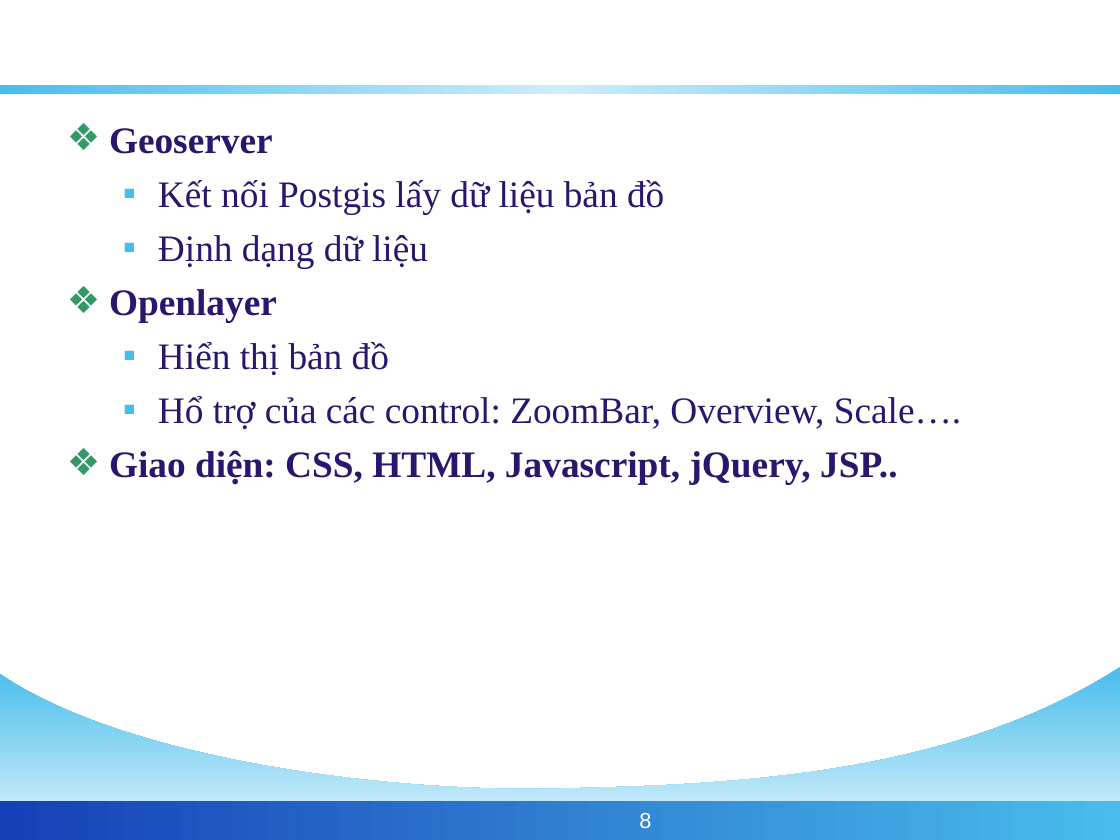
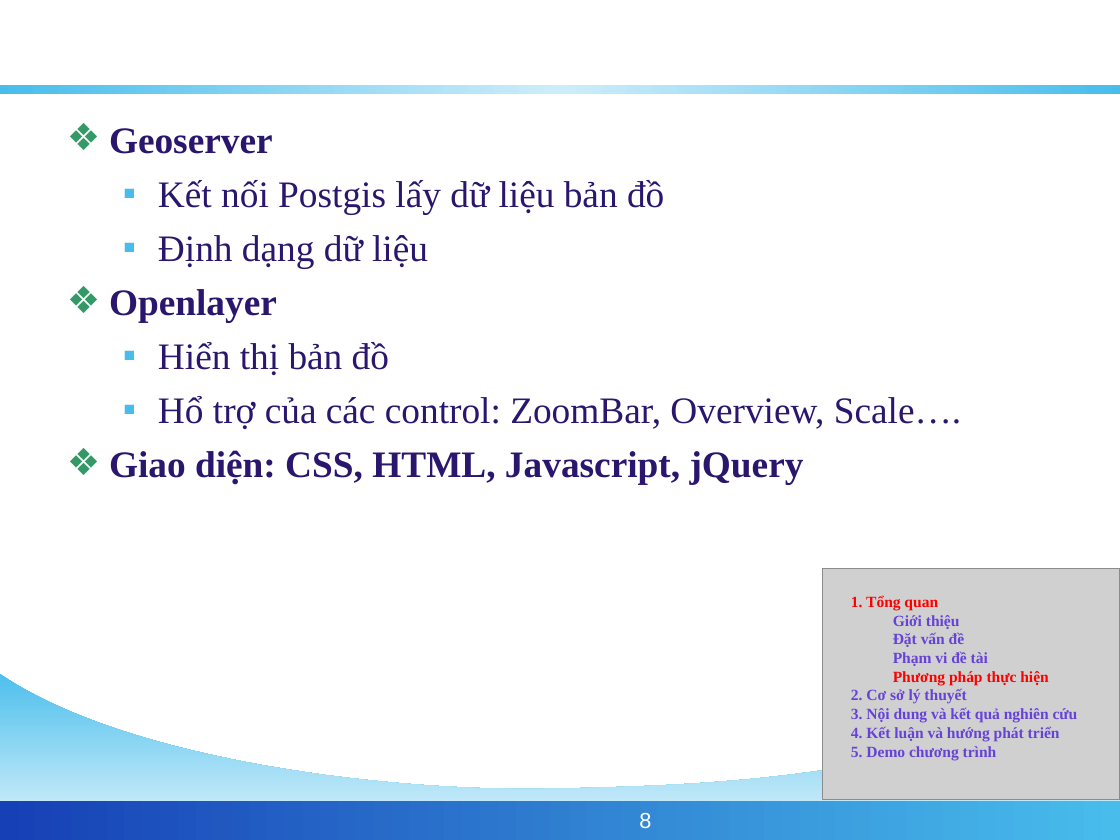
Before and after one commit to phamngsinh/cantho-webgis, a slide deck: slide 8 of Document/Bao Cao/BaoCaoLuanVan.ppt. Drawn at 1120x840 pixels with LibreOffice and Linux fonts; fonts in the diff are those of the drawing; grey boxes stand for pictures; background and template pictures are left out. Boxes give left, top, right and bottom in pixels: in the first picture for what was removed or moved away, otherwise in the second. Text is boxed around its words. In the diff, an @@ line names an element or a change of style, - is before the commit and + after.

```diff
--- a/Document/Bao Cao/BaoCaoLuanVan.ppt
+++ b/Document/Bao Cao/BaoCaoLuanVan.ppt
@@ text at [109,450,804,485]: text changed @@
-❖ Giao diện: CSS, HTML, Javascript, jQuery, JSP..
+❖ Giao diện: CSS, HTML, Javascript, jQuery
@@ picture added at [822,569,1120,800] @@
@@ text added at [851,595,1078,760], 10 pt, text #6642D9, bold @@
+1. Tổng quan
+Giới thiệu
+Đặt vấn đề
+Phạm vi đề tài
+Phương pháp thực hiện
+2. Cơ sở lý thuyết
+3. Nội dung và kết quả nghiên cứu
+4. Kết luận và hướng phát triển
+5. Demo chương trình
```
Also in this commit, not shown: 23 other slides changed, 1 slide added, 1 slide removed.
